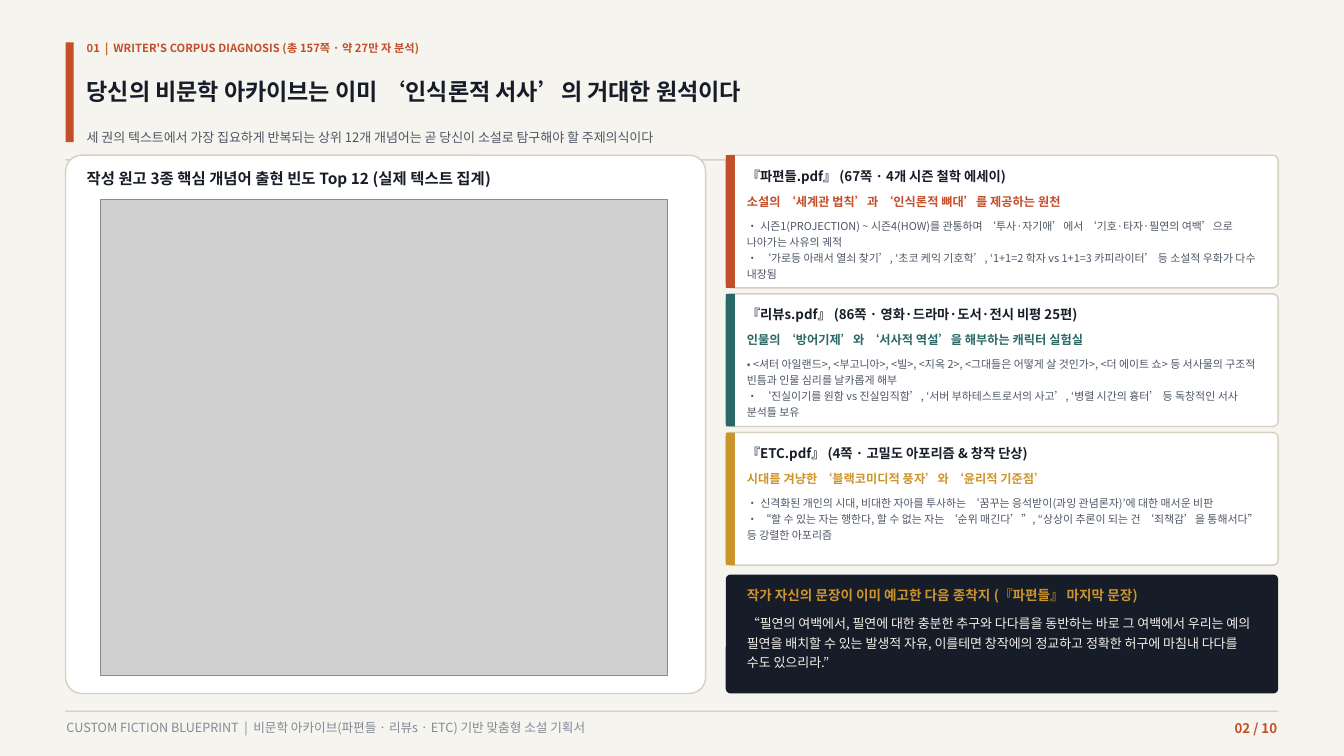
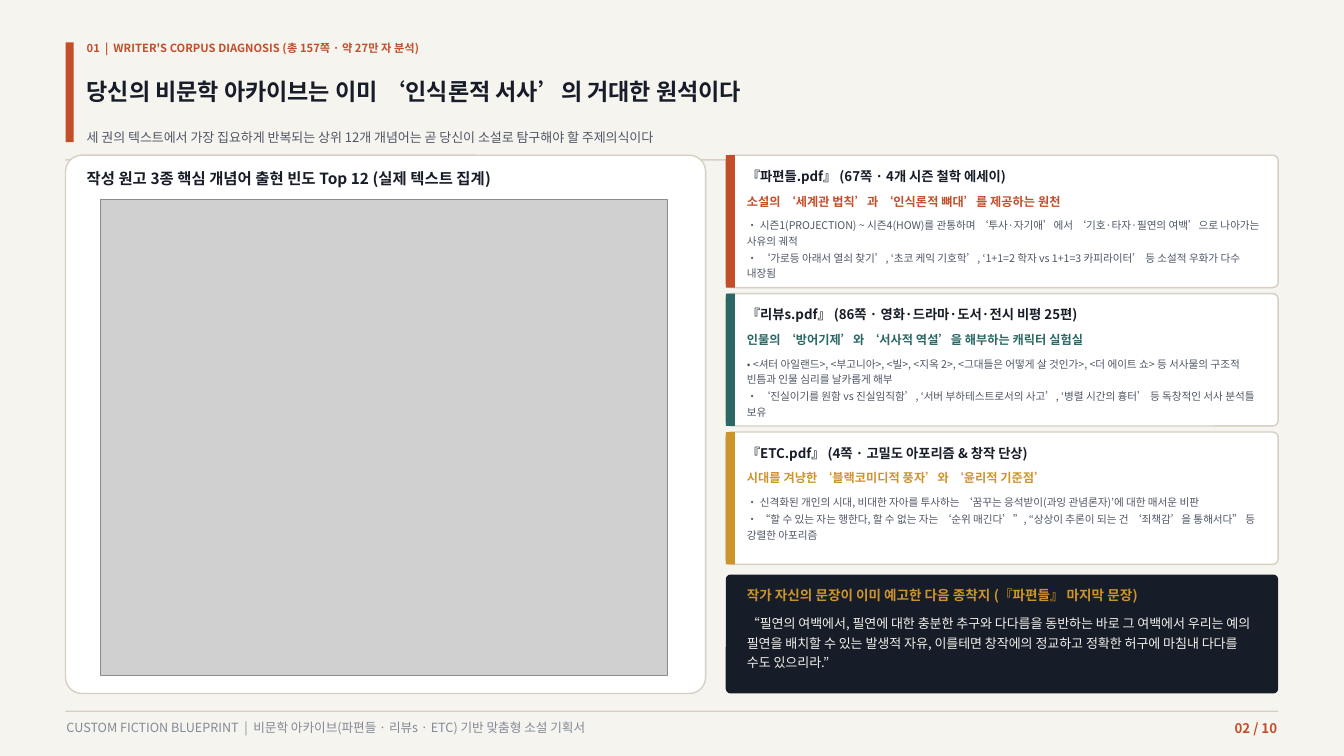
Before and after one commit to lietzsche/dev-lab, a slide deck: slide 2 of 맞춤형_소설기획_제안서.pptx. Drawn at 1344x756 pixels with LibreOffice and Linux fonts; fonts in the diff are those of the drawing; grey boxes stand for pictures. Boxes give left, top, right and bottom in pixels: in the first picture for what was removed or moved away, otherwise in the second. Text is boxed around its words. In the diff, an @@ line names an element or a change of style, - is before the commit and + after.

Commit message:
PPTX 줄바꿈을 독립 문단으로 안정화

```diff
--- a/맞춤형_소설기획_제안서.pptx
+++ b/맞춤형_소설기획_제안서.pptx
@@ text at (747, 220, 1259, 278): text changed; size 7.8 to 7.6 pt @@
-• 시즌1(PROJECTION) ~ 시즌4(HOW)를 관통하며 ‘투사·자기애’에서 ‘기호·타자·필연의 여백’으로 나아가는 사유의 궤적
-• ‘가로등 아래서 열쇠 찾기’, ‘초코 케익 기호학’, ‘1+1=2 학자 vs 1+1=3 카피라이터’ 등 소설적 우화가 다수 내장됨
+• 시즌1(PROJECTION) ~ 시즌4(HOW)를 관통하며 ‘투사·자기애’에서 ‘기호·타자·필연의 여백’으로 나아가는 사유의 궤적
+• ‘가로등 아래서 열쇠 찾기’, ‘초코 케익 기호학’, ‘1+1=2 학자 vs 1+1=3 카피라이터’ 등 소설적 우화가 다수 내장됨
@@ text at (747, 359, 1254, 417): text changed; size 7.8 to 7.6 pt @@
-• <셔터 아일랜드>, <부고니아>, <빌>, <지옥 2>, <그대들은 어떻게 살 것인가>, <더 에이트 쇼> 등 서사물의 구조적 빈틈과 인물 심리를 날카롭게 해부
-• ‘진실이기를 원함 vs 진실임직함’, ‘서버 부하테스트로서의 사고’, ‘병렬 시간의 흉터’ 등 독창적인 서사 분석틀 보유
+• <셔터 아일랜드>, <부고니아>, <빌>, <지옥 2>, <그대들은 어떻게 살 것인가>, <더 에이트 쇼> 등 서사물의 구조적 빈틈과 인물 심리를 날카롭게 해부
+• ‘진실이기를 원함 vs 진실임직함’, ‘서버 부하테스트로서의 사고’, ‘병렬 시간의 흉터’ 등 독창적인 서사 분석틀 보유
@@ text at (747, 497, 1255, 540): text changed; size 7.8 to 7.6 pt @@
-• 신격화된 개인의 시대, 비대한 자아를 투사하는 ‘꿈꾸는 응석받이(과잉 관념론자)’에 대한 매서운 비판
-• “할 수 있는 자는 행한다, 할 수 없는 자는 ‘순위 매긴다’”, “상상이 추론이 되는 건 ‘죄책감’을 통해서다” 등 강렬한 아포리즘
+• 신격화된 개인의 시대, 비대한 자아를 투사하는 ‘꿈꾸는 응석받이(과잉 관념론자)’에 대한 매서운 비판
+• “할 수 있는 자는 행한다, 할 수 없는 자는 ‘순위 매긴다’”, “상상이 추론이 되는 건 ‘죄책감’을 통해서다” 등 강렬한 아포리즘
```
Also in this commit, not shown: 4 other slides changed, 8 other files.
